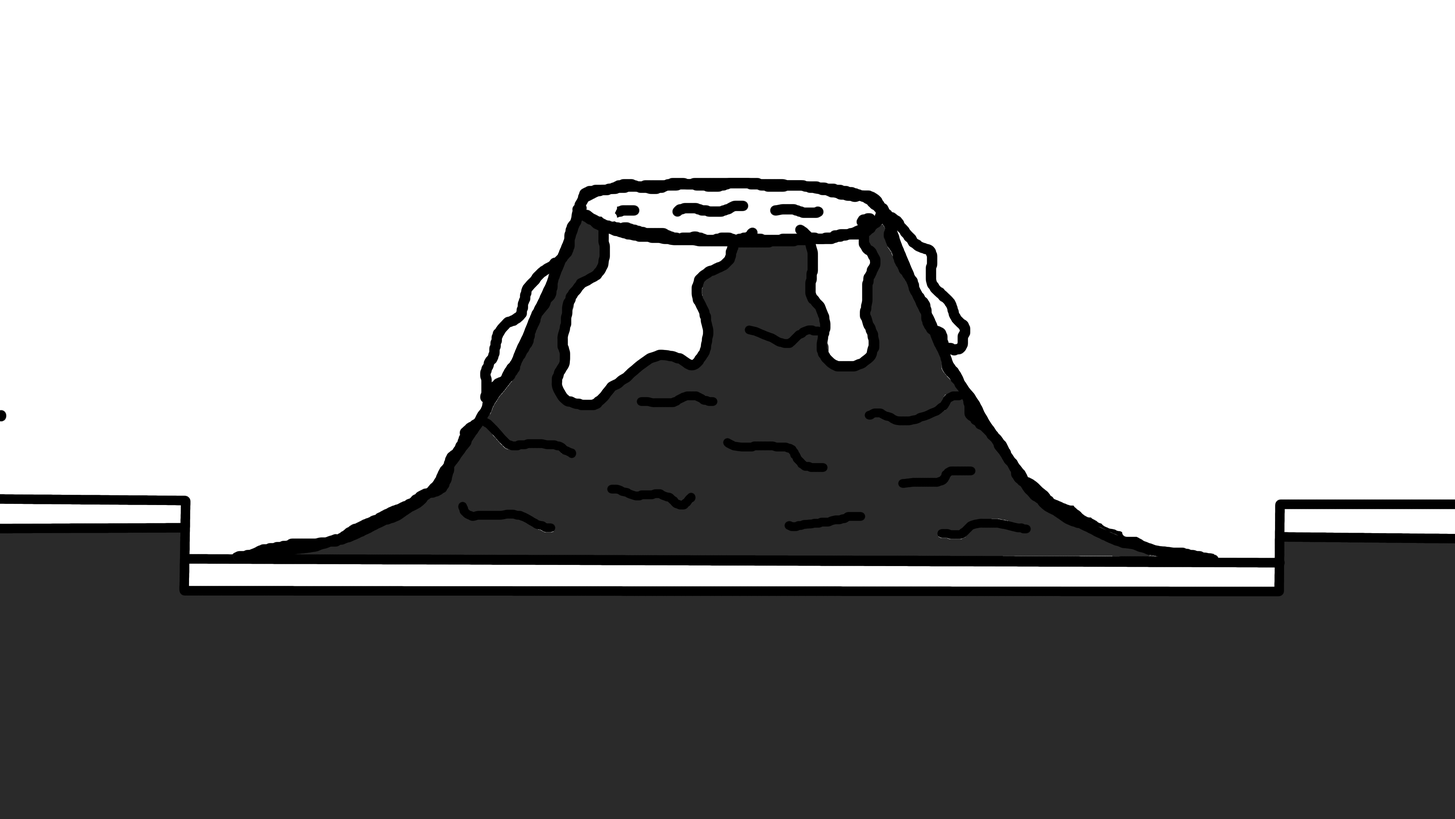
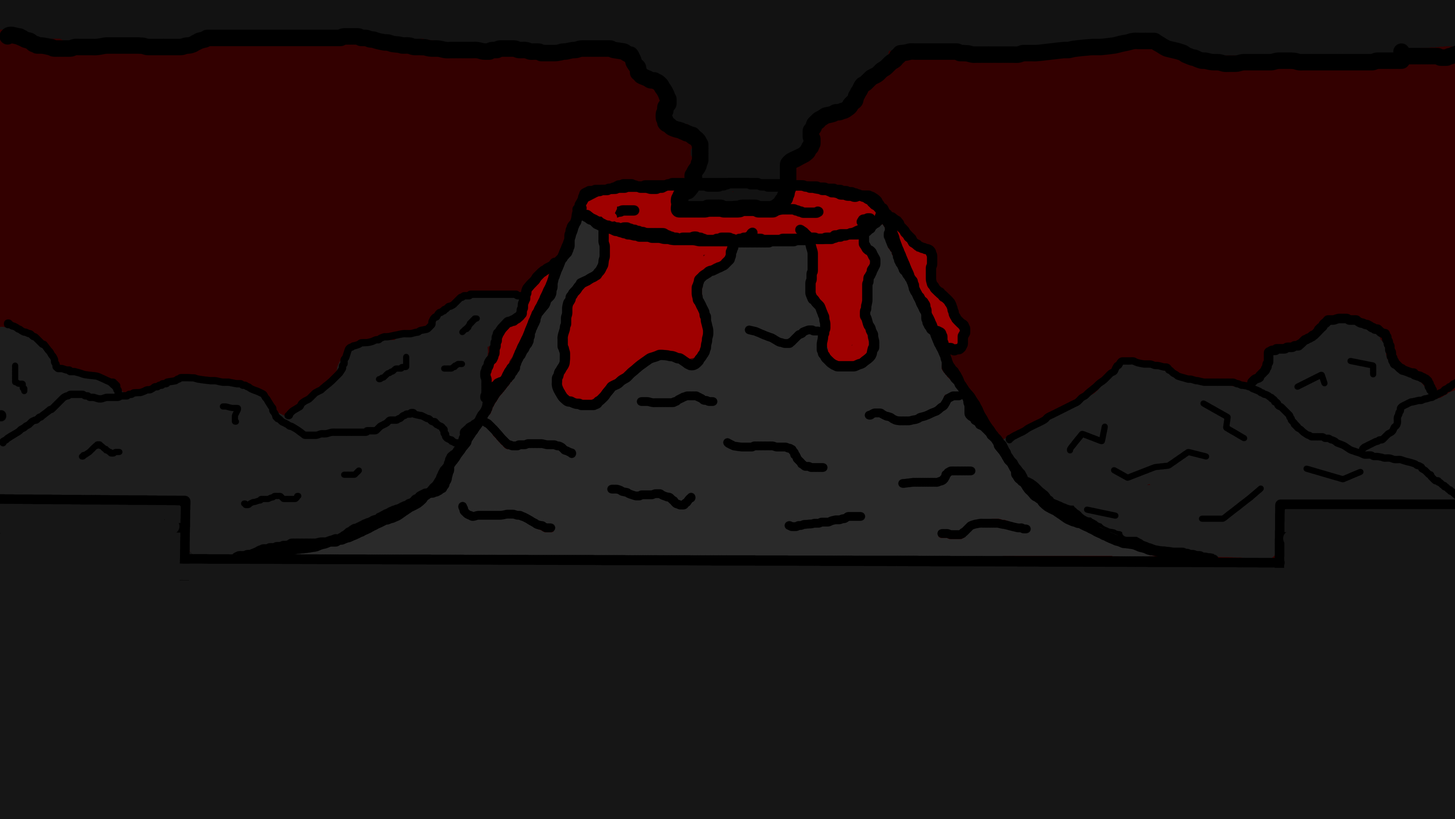
Before/after of a 1455 × 819 layered artwork. What changed in the layer stack:
moved "level outline" above "volcano outline", painted on it over [0, 26, 1455, 597]
painted on "volcano color" over [0, 0, 1455, 402]
painted on "level color" over [0, 0, 1455, 819]
